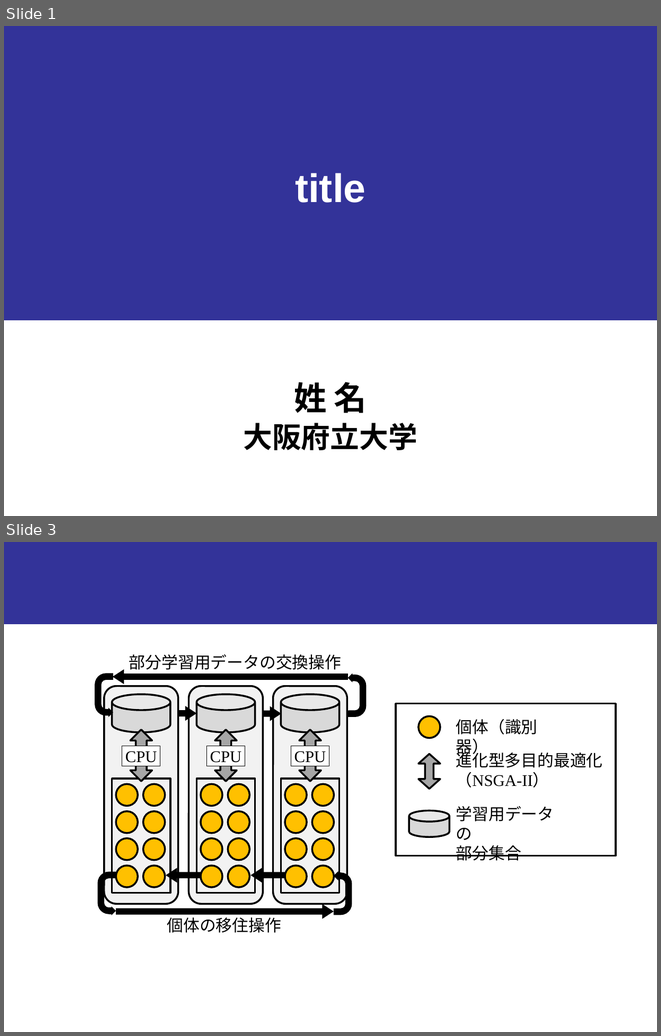
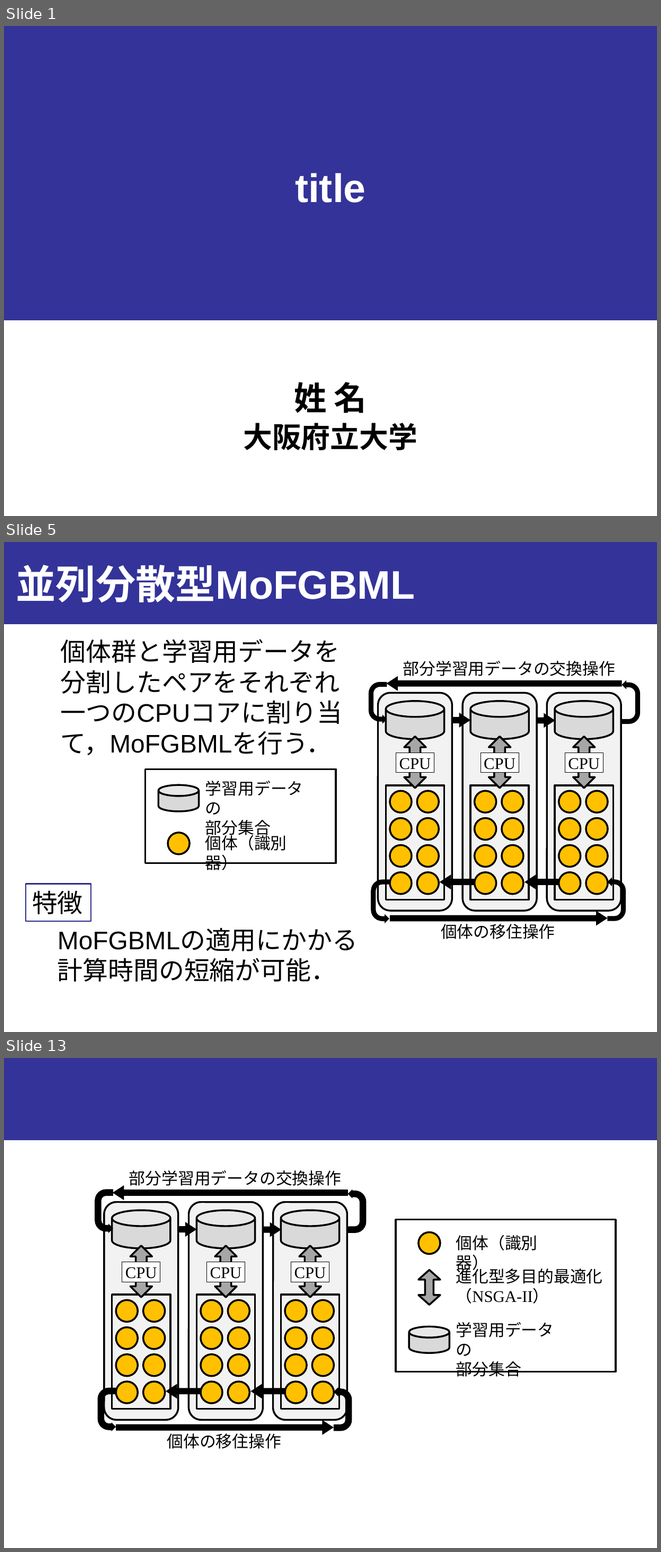
Before and after one commit to onikUone/Junior_slides, a slide deck: Junior_下書き.pptx. Shown one above the other, each under a label of ours: slides 1 and 3 before the commit, slides 1, 5 and 13 after it; the slides between them are not shown. The pictures are 661x1036 and 661x1552 pixels, drawn with LibreOffice and Linux fonts; fonts in the diff are those of the drawing. Boxes give left, top, right and bottom in pixels: in the first picture for what was removed or moved away, otherwise in the second. Text is boxed around its words. In the diff, an @@ line names an element or a change of style, - is before the commit and + after.

```diff
--- a/Junior_下書き.pptx
+++ b/Junior_下書き.pptx
@@ slide 5 added at [4, 542, 657, 1032], background #FFFFFF; not listed: 1 template element that a slide beside it also shows @@
@@ title added at [16, 565, 415, 602], 44 pt, text #FFFFFF, bold @@
+並列分散型MoFGBML
@@ text added at [61, 639, 343, 755], 28 pt, text #000000 @@
+個体群と学習用データを
+分割したペアをそれぞれ
+一つのCPUコアに割り当て，MoFGBMLを行う．
@@ group added at [145, 769, 336, 870]: 2 texts, 1 rectangle, 1 ellipse, 1 cylinder @@
+個体（識別器）
+学習用データの
+部分集合
@@ rectangle added at [26, 883, 91, 921], outline #2D2D8A 1.5 pt, 28 pt, text #000000 @@
+特徴
@@ group added at [368, 661, 641, 939]: 24 ellipses, 6 rectangles, 6 left arrows, 4 uturn arrows, 3 rounded rectangles, 3 cylinders, 3 up down arrows, 2 texts @@
+CPU
+CPU
+CPU
+個体の移住操作
+部分学習用データの交換操作
@@ text added at [51, 921, 367, 994], 28 pt, text #000000 @@
+MoFGBMLの適用にかかる計算時間の短縮が可能．
@@ what was slide 3 is now slide 13 @@
```
Also in this commit, not shown: 10 other slides added, 1 slide removed, 6 other files.
